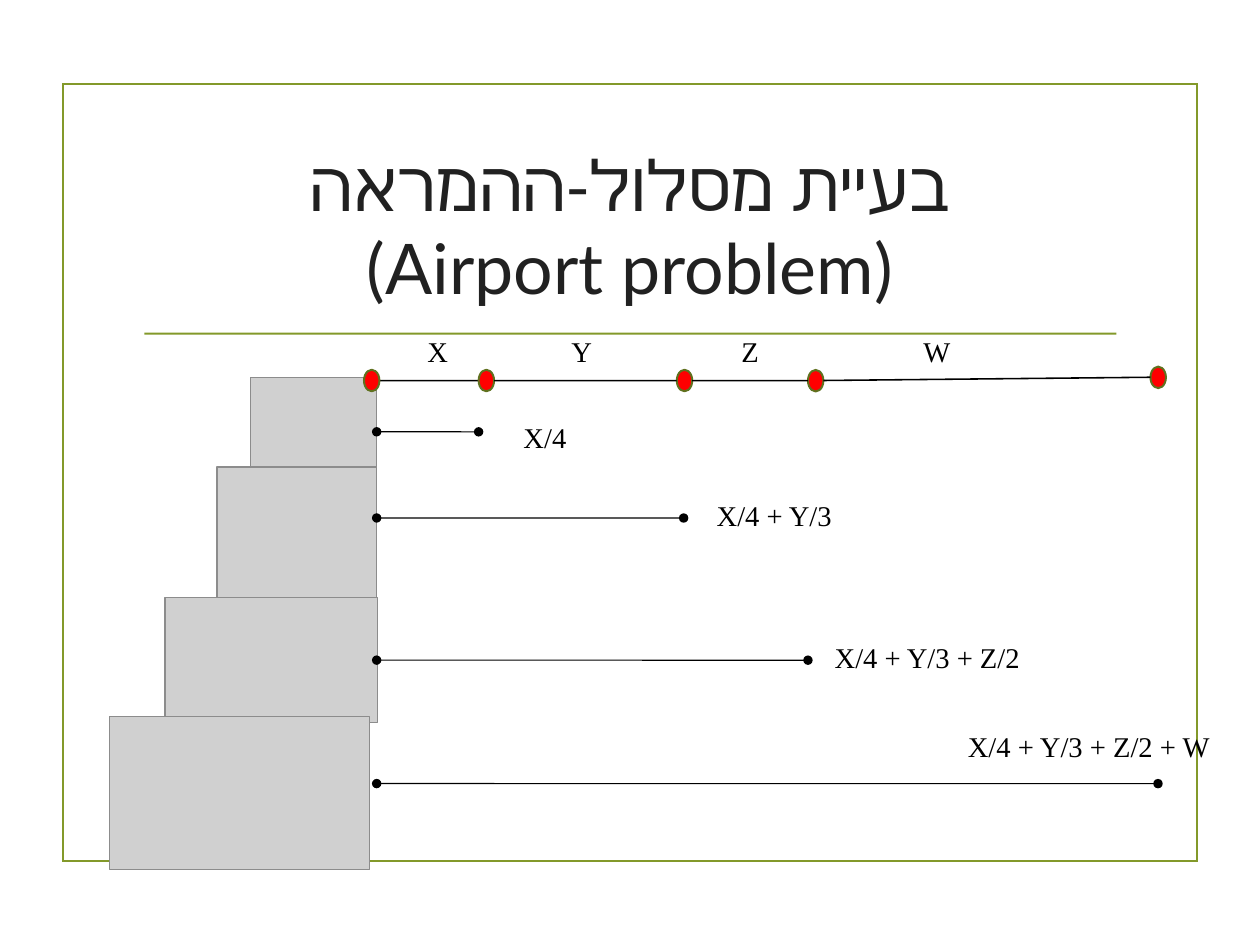
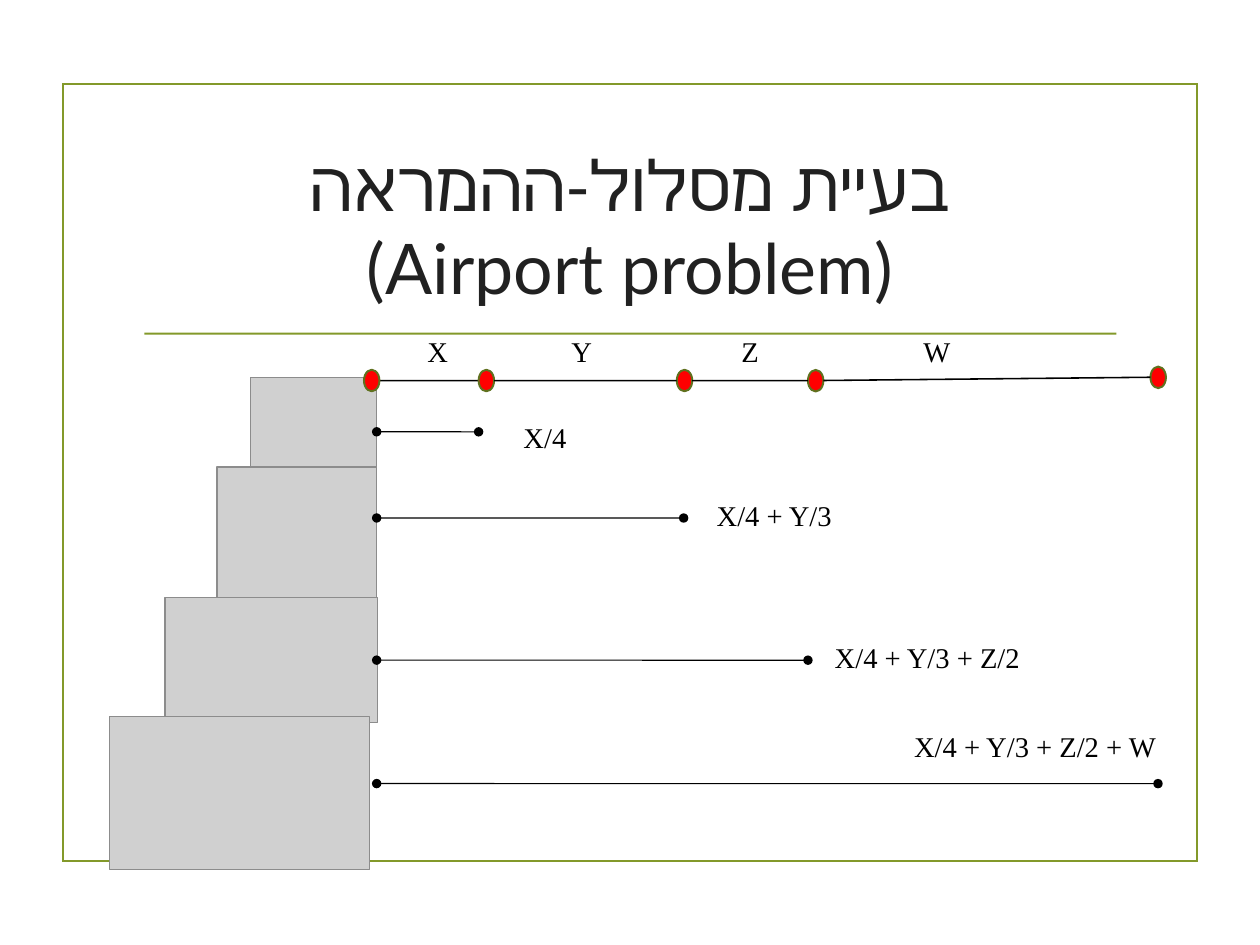
Before and after one commit to erelsgl-at-ariel/algorithms-5780, a slide deck: slide 15 of 08-cost-sharing/slides.odp. Drawn at 1260x945 pixels with LibreOffice and Linux fonts; fonts in the diff are those of the drawing; grey boxes stand for pictures; background and template pictures are left out. Boxes give left, top, right and bottom in pixels: in the first picture for what was removed or moved away, otherwise in the second. Text is boxed around its words. In the diff, an @@ line names an element or a change of style, - is before the commit and + after.

Commit message:
Add ridesharing problem

```diff
--- a/08-cost-sharing/slides.odp
+++ b/08-cost-sharing/slides.odp
@@ text "X/4 + Y/3 + Z/2 ..." rewrapped from box(968, 735, 1210, 763) to box(914, 738, 1156, 758) @@
```
Also in this commit, not shown: 1 other slide changed, 1 slide added, 2 other files.
